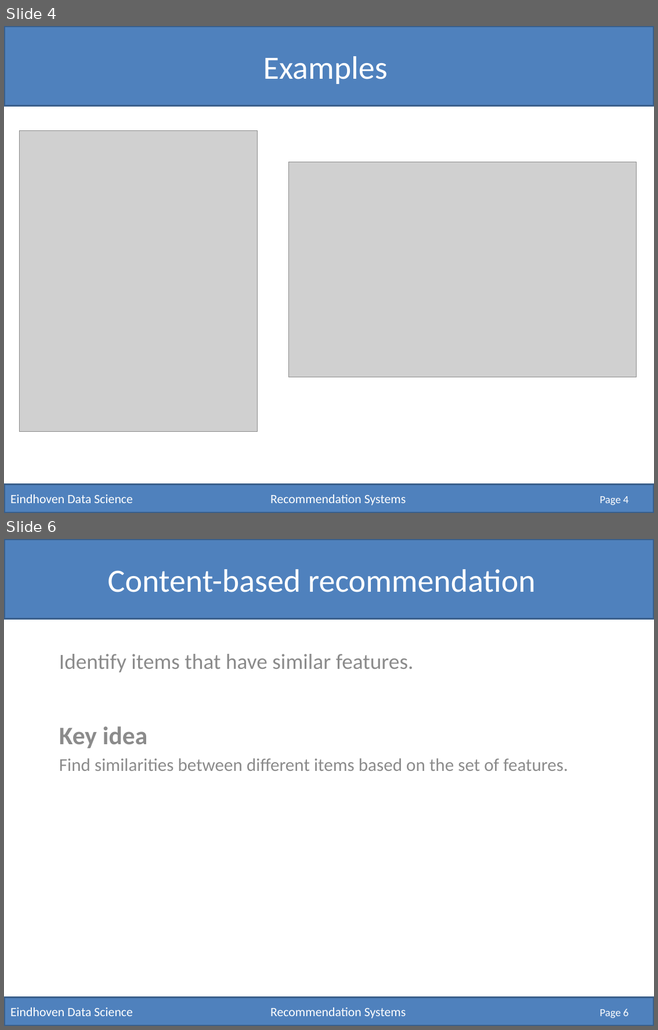
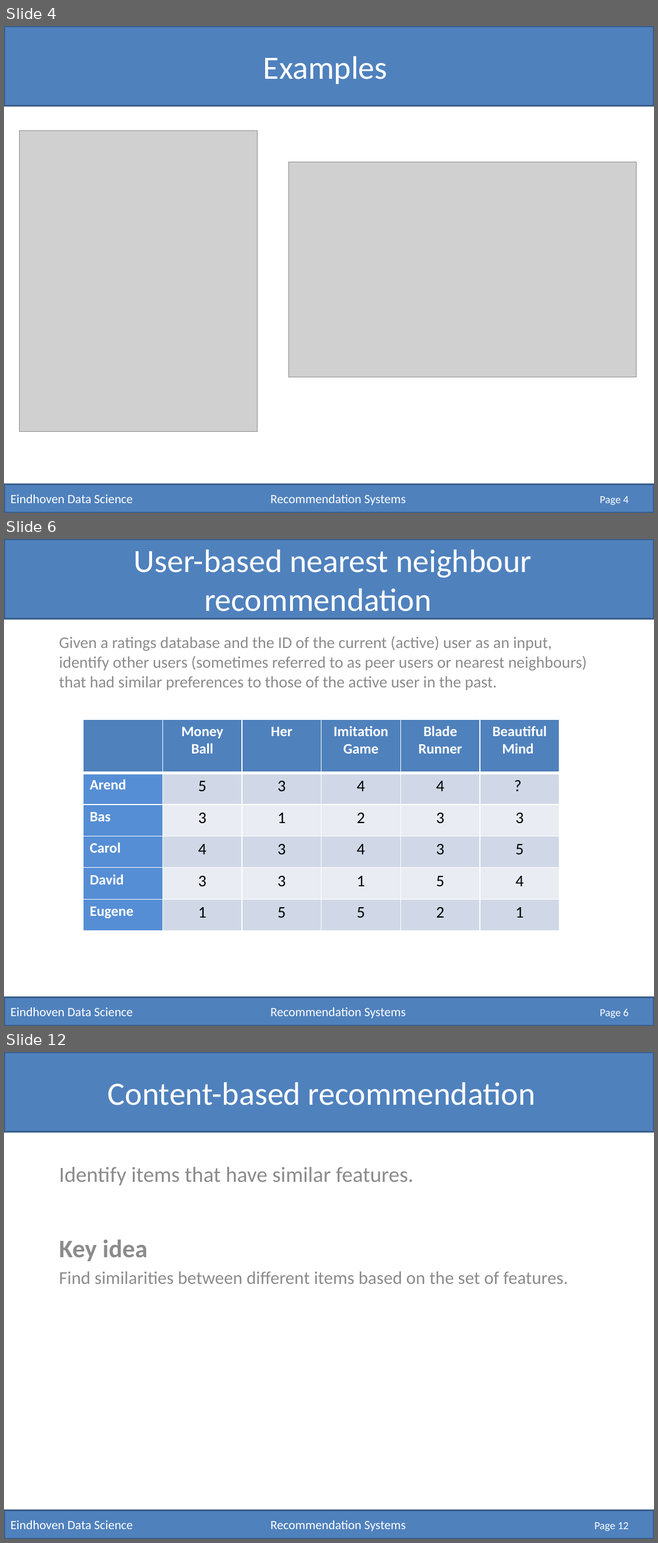
Before and after one commit to RobRomijnders/EDS, a slide deck: hack_10/Recommendation Systems.pptx. Shown one above the other, each under a label of ours: slides 4 and 6 before the commit, slides 4, 6 and 12 after it; the slides between them are not shown. The pictures are 658x1030 and 658x1543 pixels, drawn with LibreOffice and Linux fonts; fonts in the diff are those of the drawing; grey boxes stand for pictures. Boxes give left, top, right and bottom in pixels: in the first picture for what was removed or moved away, otherwise in the second. Text is boxed around its words. In the diff, an @@ line names an element or a change of style, - is before the commit and + after.

```diff
--- a/hack_10/Recommendation Systems.pptx
+++ b/hack_10/Recommendation Systems.pptx
@@ slide 6 added at <box>4,539,654,1026</box>, background #FFFFFF @@
@@ rectangle added at <box>4,539,654,619</box>, fill #4F81BD, outline #3A5F8C 2 pt @@
@@ title added at <box>133,549,531,619</box>, 36 pt, text #FFFFFF @@
+User-based nearest neighbour recommendation
@@ subtitle added at <box>59,636,587,690</box>, 18 pt, text #8C8C8C @@
+Given a ratings database and the ID of the current (active) user as an input, identify other users (sometimes referred to as peer users or nearest neighbours) that had similar preferences to those of the active user in the past.
@@ table added at <box>83,719,558,931</box>, 6 rows, 6 columns @@
+ | Money Ball | Her | Imitation Game | Blade Runner | Beautiful Mind
+Arend | 5 | 3 | 4 | 4 | ?
+Bas | 3 | 1 | 2 | 3 | 3
+Carol | 4 | 3 | 4 | 3 | 5
+David | 3 | 3 | 1 | 5 | 4
+Eugene | 1 | 5 | 5 | 2 | 1
@@ rectangle added at <box>4,998,654,1026</box>, fill #4F81BD, outline #3A5F8C 2 pt, 14 pt, text #FFFFFF @@
+Eindhoven Data Science Recommendation Systems
@@ page number added at <box>600,1009,628,1018</box>, 12 pt, text #FFFFFF @@
+Page 6
@@ what was slide 6 is now slide 12 @@
@@ page number at <box>594,1522,629,1531</box>: text changed @@
-Page 6
+Page 12
```
Also in this commit, not shown: 5 slides changed, 8 other slides added.
